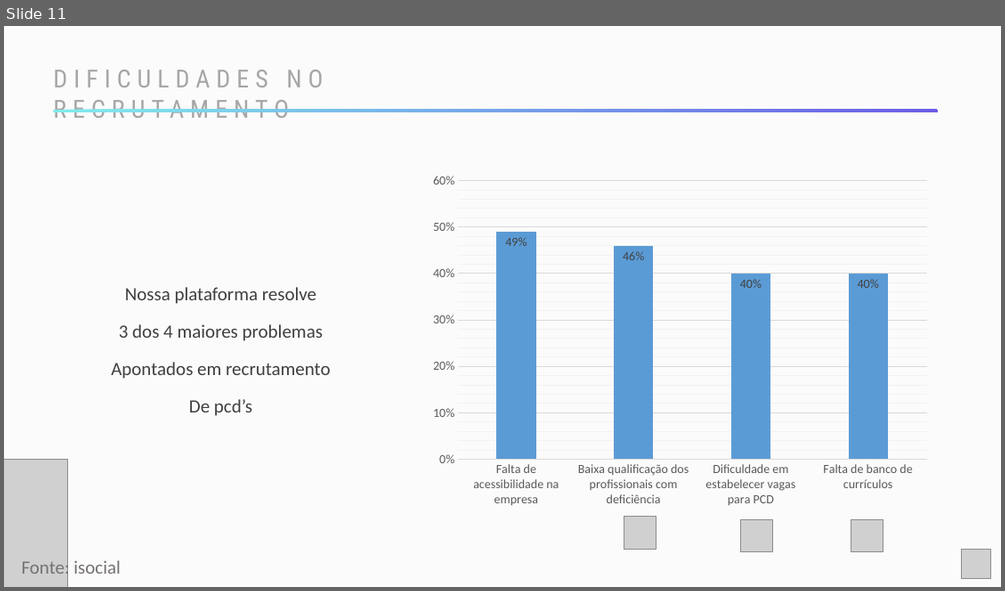
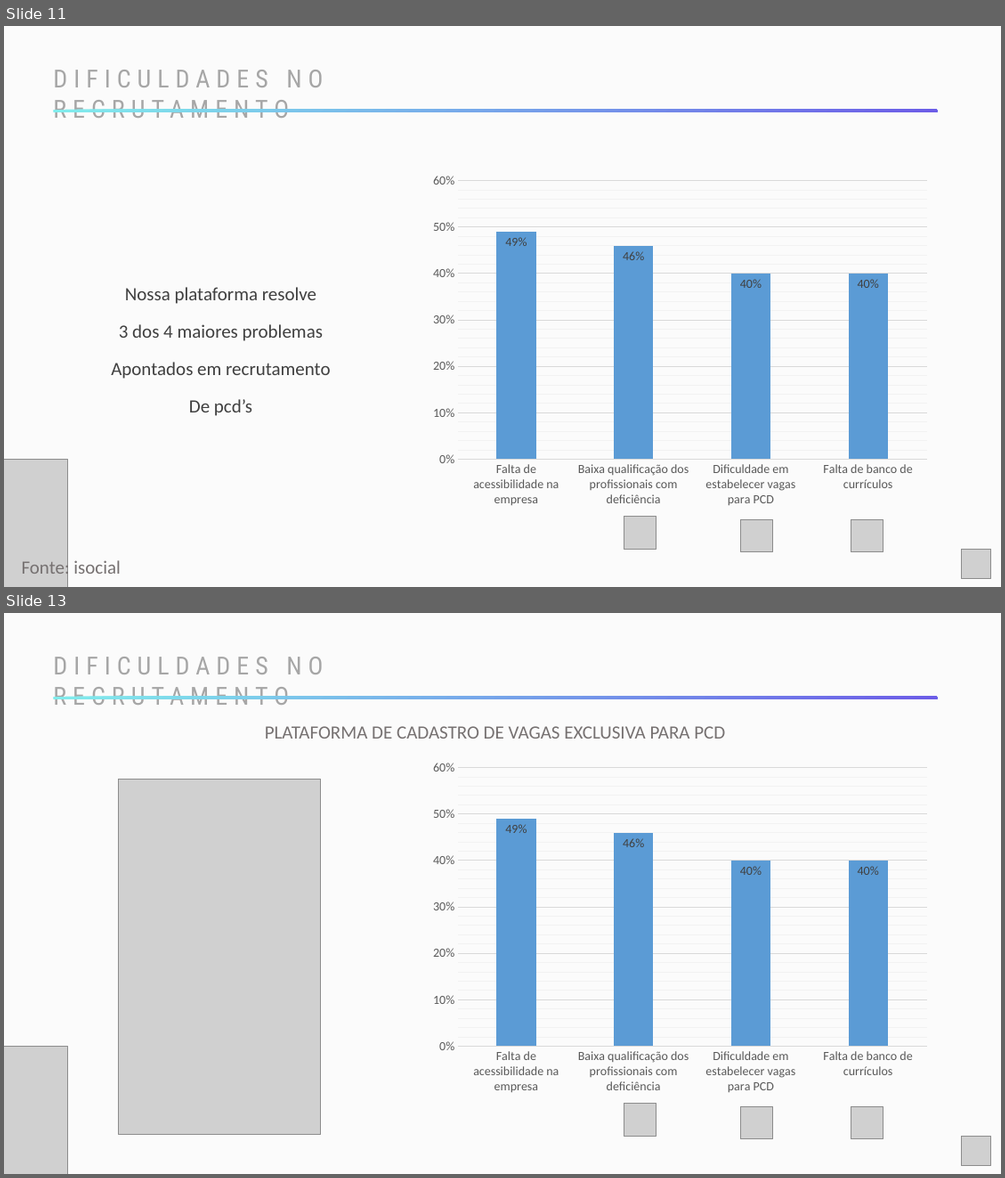
Before and after one commit to ismikeandrews/goodfit, a slide deck: pitch/pitch-next.pptx. Shown one above the other, each under a label of ours: slide 11 before the commit, slides 11 and 13 after it; the slides between them are not shown. The pictures are 1005x591 and 1005x1178 pixels, drawn with LibreOffice and Linux fonts; fonts in the diff are those of the drawing; grey boxes stand for pictures. Boxes give left, top, right and bottom in pixels: in the first picture for what was removed or moved away, otherwise in the second. Text is boxed around its words. In the diff, an @@ line names an element or a change of style, - is before the commit and + after.

```diff
--- a/pitch/pitch-next.pptx
+++ b/pitch/pitch-next.pptx
@@ slide 13 added at (x1=4, y1=613, x2=1001, y2=1174), background #FBFBFB @@
@@ text added at (x1=53, y1=657, x2=323, y2=705), 24 pt, text #A6A6A6 @@
+DIFICULDADES NO RECRUTAMENTO
@@ round diag rect added at (x1=53, y1=697, x2=938, y2=699), fill gradient #6C5CE7 to #81ECEC @@
@@ text added at (x1=265, y1=726, x2=725, y2=738), 18 pt, text #767171 @@
+PLATAFORMA DE CADASTRO DE VAGAS EXCLUSIVA PARA PCD
@@ column chart added at (x1=423, y1=754, x2=938, y2=1101) @@
+categories: Falta de acessibilidade na empresa, Baixa qualificação dos profissionais com deficiência, Dificuldade em estabelecer vagas para PCD, Falta de banco de currículos
+Series 1: 0.49, 0.46, 0.4, 0.4
@@ picture added at (x1=119, y1=779, x2=320, y2=1135) @@
@@ picture added at (x1=4, y1=1046, x2=67, y2=1174) @@
@@ picture added at (x1=624, y1=1103, x2=657, y2=1135) @@
@@ picture added at (x1=741, y1=1106, x2=774, y2=1139) @@
@@ picture added at (x1=850, y1=1106, x2=883, y2=1139) @@
@@ picture added at (x1=961, y1=1135, x2=991, y2=1166) @@
```
Also in this commit, not shown: 5 slides changed, 3 other slides added, 2 slides removed.
